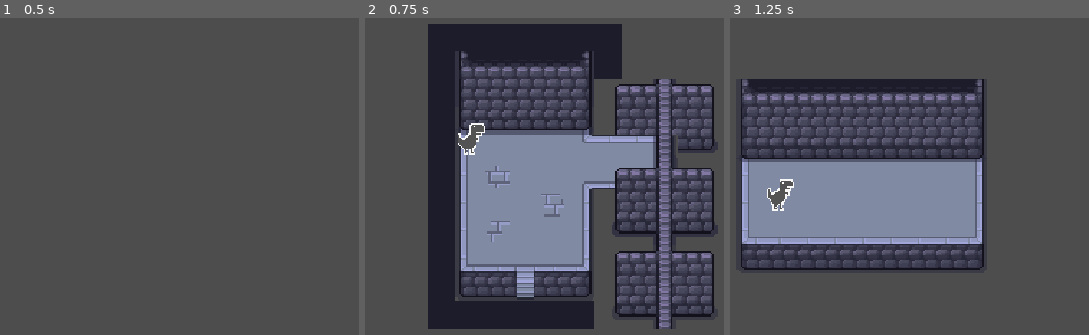
Above: before the commit, frames 1-3 (left to right).
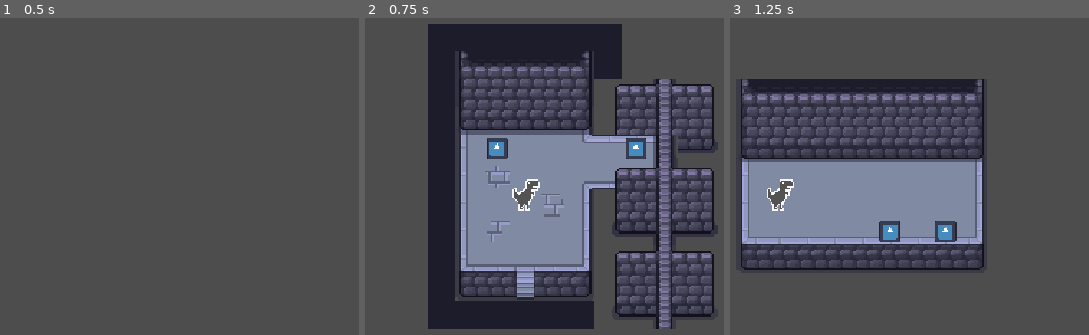
Above: after the commit, the same moments.

Repository: andresfdezc6/pan-sabe-mejor-que-llave-
Game: Godot game, scene res://Scenes/node_2d.tscn
Same seed, same stepped clock (60 frames per second), same inputs: the game is played once before the commit and once after it. The engine's default icon, where the game draws it, is replaced by a stand-in: a white triangle on a blue panel in a dark square.
Inputs:
- Up to frame 1 (0.5 s): no input
- Up to frame 2 (0.75 s): tap Enter at 0.5 s; hold Right (right) from 0.53 s (still down); tap 1 at 0.6 s
- Up to frame 3 (1.25 s): keep holding Right (right); tap 2 at 0.8 s

Frame 1 is identical in both runs. In frame 2, 1.6% of the frame differs, in the area x 25-79%, y 33-61%; in frame 3, 0.8%.

Commit message:
Sistema de objetos y recogibles creado
Ahora hay un @export para prepararlos con un array de tipo (vector, tipo de objeto) al inicio de cada nivel.  También está hecha la función para generar los objetos al iniciar cada nivel y un script para todos los objetos recogibles, además de uno específico para el pan(habrá uno para cada objeto) en el que se dice qué hace ese objeto al recogerlo

Diff:
--- a/Scenes/nivel_1.tscn
+++ b/Scenes/nivel_1.tscn
@@ -4,12 +4,10 @@
 
 [node name="nivel_base" unique_id=275302144 instance=ExtResource("1_cfwl0")]
 posicion_inicial = Vector2i(-4, 0)
+lista_objetos = [[Vector2i(2, 1), 0], [Vector2i(0, 1), 0]]
 
 [node name="mapa_obstaculos" parent="." index="0" unique_id=527440772]
 tile_map_data = PackedByteArray("AAD+//3/AAACAAQAAAD///3/AAACAAQAAAAAAP3/AAACAAQAAAABAP3/AAACAAQAAAACAP3/AAACAAQAAAACAP …(352 unchanged characters)…
 
 [node name="mapa_base" parent="." index="1" unique_id=902094091]
 tile_map_data = PackedByteArray("AAAAAP//AAACAAgAAAABAP//AAACAAgAAAABAAAAAAACAAgAAAABAAEAAAACAAkAAAAAAAEAAAACAAkAAAAAAA …(640 unchanged characters)…
-
-[node name="Camera2D" parent="." index="4" unique_id=517869831]
-zoom = Vector2(2.5, 2.5)
--- a/Scenes/nivel_base.tscn
+++ b/Scenes/nivel_base.tscn
@@ -356,20 +356,6 @@
 custom_data_layer_0/name = "intransitable"
 custom_data_layer_0/type = 1
 sources/0 = SubResource("TileSetAtlasSource_kdubu")
-
-[sub_resource type="GDScript" id="GDScript_q6r6c"]
-script/source = "extends Node2D
-@onready var mapa_decorativo: TileMapLayer = $mapa_decorativo
-
-# Called when the node enters the scene tree for the first time.
-func _ready() -> void:
-	pass # Replace with function body.
-
-
-# Called every frame. 'delta' is the elapsed time since the previous frame.
-func _process(delta: float) -> void:
-	pass
-"
 
 [sub_resource type="TileSetAtlasSource" id="TileSetAtlasSource_q6r6c"]
 texture = ExtResource("4_dfr37")
@@ -732,14 +718,13 @@
 [node name="nivel_base" type="Node2D" unique_id=275302144]
 y_sort_enabled = true
 script = ExtResource("1_qaap6")
-posicion_inicial = Vector2i(-2, -2)
+lista_objetos = [[Vector2i(-1, -2), 0], [Vector2i(4, -2), 0]]
 
 [node name="mapa_obstaculos" type="TileMapLayer" parent="." unique_id=527440772]
 z_index = 1
 y_sort_enabled = true
 tile_map_data = PackedByteArray("AAD+//3/AAABAAUAAAD///3/AAACAAUAAAAAAP3/AAACAAUAAAABAP3/AAACAAUAAAACAP3/AAADAAUAAAACAP …(608 unchanged characters)…
 tile_set = SubResource("TileSet_urvta")
-script = SubResource("GDScript_q6r6c")
 
 [node name="mapa_base" type="TileMapLayer" parent="." unique_id=902094091]
 z_index = -3
--- /dev/null
+++ b/Scenes/objeto_base.tscn
@@ -0,0 +1,9 @@
+[gd_scene format=3 uid="uid://cvlcce2n34n0j"]
+
+[ext_resource type="Texture2D" uid="uid://d36soelatopgf" path="res://assets/icon.svg" id="1_cawrr"]
+[ext_resource type="Script" uid="uid://bfvb0bpktwfrx" path="res://Scripts/recogible.gd" id="2_h1vq4"]
+
+[node name="objeto_base" type="Sprite2D" unique_id=904753448]
+scale = Vector2(0.09375, 0.1015625)
+texture = ExtResource("1_cawrr")
+script = ExtResource("2_h1vq4")
--- /dev/null
+++ b/Scenes/pan_base.tscn
@@ -0,0 +1,7 @@
+[gd_scene format=3 uid="uid://bvmmhri7l0yfs"]
+
+[ext_resource type="PackedScene" uid="uid://cvlcce2n34n0j" path="res://Scenes/objeto_base.tscn" id="1_eggyp"]
+[ext_resource type="Script" uid="uid://b5pp8dyk5gxpx" path="res://Scripts/pan_base.gd" id="2_fe78r"]
+
+[node name="objeto_base" unique_id=904753448 instance=ExtResource("1_eggyp")]
+script = ExtResource("2_fe78r")
--- a/Scripts/global.gd
+++ b/Scripts/global.gd
@@ -2,3 +2,4 @@
 
 var posicion_jugador: Vector2i
 var hambre: int
+enum TipoObjeto {PAN, MOLDE}
--- a/Scripts/nivel_base.gd
+++ b/Scripts/nivel_base.gd
@@ -1,6 +1,9 @@
 extends Node2D
 
 @export var escena_jugador: PackedScene = preload("res://Scenes/jugador.tscn")
+@export var escena_pan: PackedScene = preload("res://Scenes/pan_base.tscn")
+
+@onready var objetos = $"objetos"
 @onready var mapa: TileMapLayer = $mapa_base
 @onready var mapa_obstaculos: TileMapLayer = $mapa_obstaculos
 @export var posicion_inicial: Vector2i = Vector2i(0, 0)
@@ -10,15 +13,48 @@
 var jugador_instancia: CharacterBody2D
 
 
+@export var lista_objetos: Array = [
+[Vector2i(3, 2), Global.TipoObjeto.PAN],
+[Vector2i(4, 2), Global.TipoObjeto.PAN],
+[Vector2i(5, 4), Global.TipoObjeto.PAN],
+[Vector2i(8, 2), Global.TipoObjeto.PAN]
+]
+#Al hacer un nivel desde el editor, la segunda celda que hay que rellenar es el índice del objeto en el enum
+#sigo escribiendo aquí que no me da, en el enum del global
+
+#FUNCIONES PARA EL READY
+func generar_objeto(vector: Vector2i, tipo):
+	var objeto_instancia = null
+	var script_especifico = null
+	if tipo == Global.TipoObjeto.PAN:
+		objeto_instancia = escena_pan.instantiate()#rellenar con cada tipo de objeto que se haga después
+		script_especifico = preload("res://Scripts/pan_base.gd") #obtener la funcion que hace el objeto
+	if objeto_instancia:
+		objeto_instancia.mapa = self
+		objeto_instancia.pos_celda = vector #pasa las variables mapa y posición
+		objetos.add_child(objeto_instancia)
+		objeto_instancia.position = celda_a_posicion(vector) #Mueve el objeto a donde toca
+		if script_especifico:
+			objeto_instancia.set_script(script_especifico)  #le carga el script de su funcion especifica
+
+func generar_objetos(list: Array):#Esto es el parsing de FP con otras palabras
+	for vector in list:
+		generar_objeto(vector[0], vector[1])
+
+func generar_jugador(pos):
+	jugador_instancia = escena_jugador.instantiate()
+	jugador_instancia.mapa = self
+	add_child(jugador_instancia)
+	jugador_instancia.position = celda_a_posicion(pos)
+
 func _ready() -> void:
 	Global.posicion_jugador = posicion_inicial
 	Global.hambre = hambre_inicial
-	jugador_instancia = escena_jugador.instantiate()
-	jugador_instancia.mapa = self
-	add_child(jugador_instancia)
-	jugador_instancia.position = celda_a_posicion(Global.posicion_jugador)
+	generar_jugador(posicion_inicial)
+	generar_objetos(lista_objetos)
 
-func centrar_camara_en_puzle() -> void: #CAMARA
+
+func centrar_camara_en_puzle() -> void: #CAMARA, no sé muy bien lo que hace porque es chatgpetazo
 	if not mapa or not camara:
 		return
 
@@ -32,12 +68,12 @@
 
 	camara.position = Vector2(centro_x, centro_y)
 
-func celda_a_posicion(pos: Vector2i) -> Vector2:
+func celda_a_posicion(pos: Vector2i) -> Vector2: #transforma los datos de casilla a posición exacta
 	if mapa:
 		return mapa.map_to_local(pos)
 	return Vector2 (0,0)
 
-func es_transitable(pos: Vector2i) -> bool:
+func es_transitable(pos: Vector2i) -> bool: #comprueba los dos tilemaps
 	var datos_1: TileData = mapa.get_cell_tile_data(pos)
 	var datos_2: TileData = mapa_obstaculos.get_cell_tile_data(pos)
 
--- /dev/null
+++ b/Scripts/pan_base.gd
@@ -0,0 +1,7 @@
+extends "res://Scripts/recogible.gd"
+
+#Aquí se escribe el efecto de cada objeto
+func aplicar_efecto() -> void:
+
+	Global.hambre += 3
+	print (Global.hambre)
--- a/Scripts/player_controller.gd
+++ b/Scripts/player_controller.gd
@@ -39,3 +39,4 @@
 	if mapa and mapa.es_transitable(Global.posicion_jugador + direccion_jugador) and Global.hambre > 1:
 		Global.posicion_jugador += direccion_jugador
 		Global.hambre -= 1
+		print(Global.hambre)
--- /dev/null
+++ b/Scripts/recogible.gd
@@ -0,0 +1,19 @@
+extends Sprite2D
+
+var tipo: Global.TipoObjeto
+var mapa
+var pos_celda: Vector2i
+
+# Called when the node enters the scene tree for the first time.
+func _ready() -> void:
+	pass # Replace with function body.
+
+
+# Called every frame. 'delta' is the elapsed time since the previous frame.
+func _process(delta: float) -> void:
+	if pos_celda == Global.posicion_jugador:
+		aplicar_efecto()
+		queue_free()
+
+func aplicar_efecto():
+	pass
Not shown, added: Scripts/pan_base.gd.uid
Not shown, added: Scripts/recogible.gd.uid
